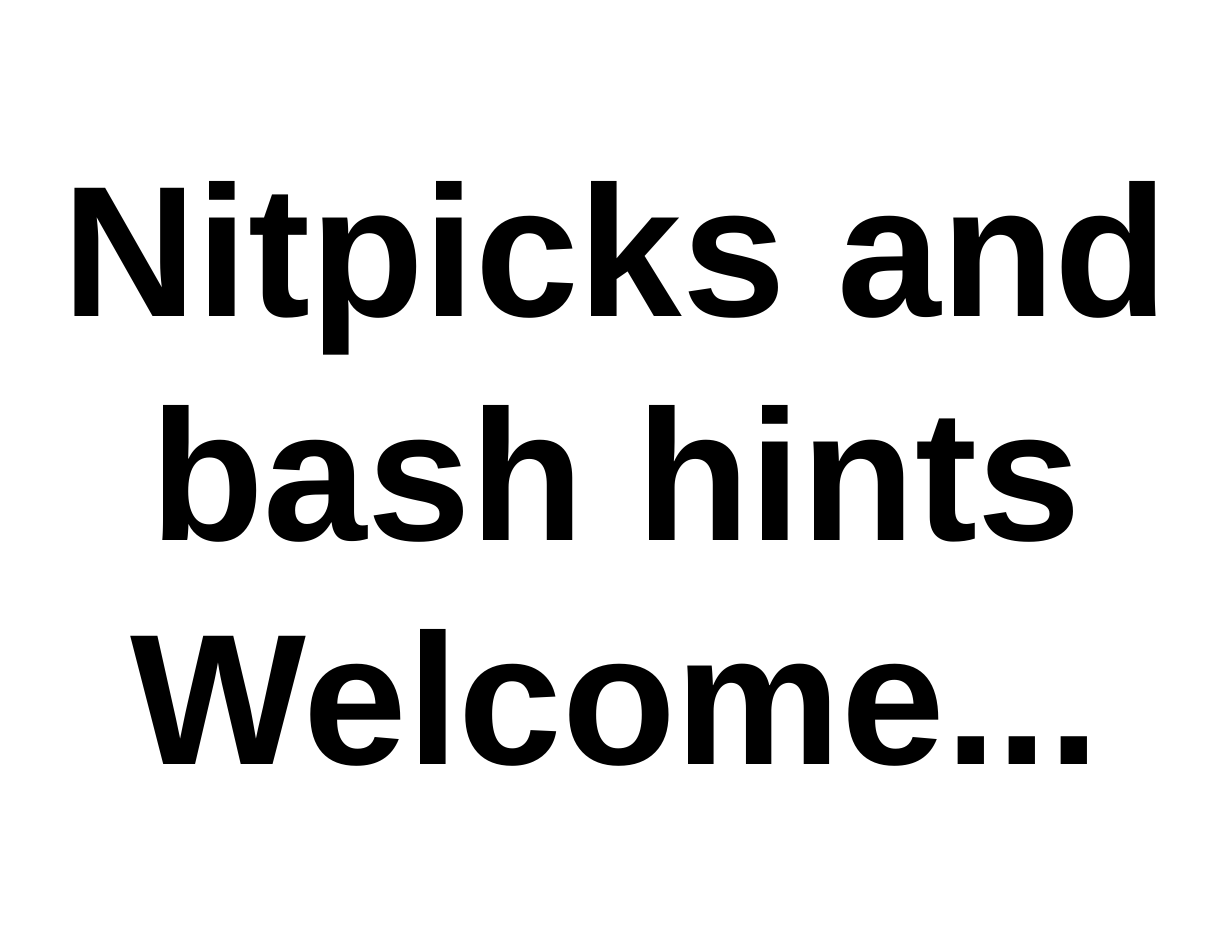
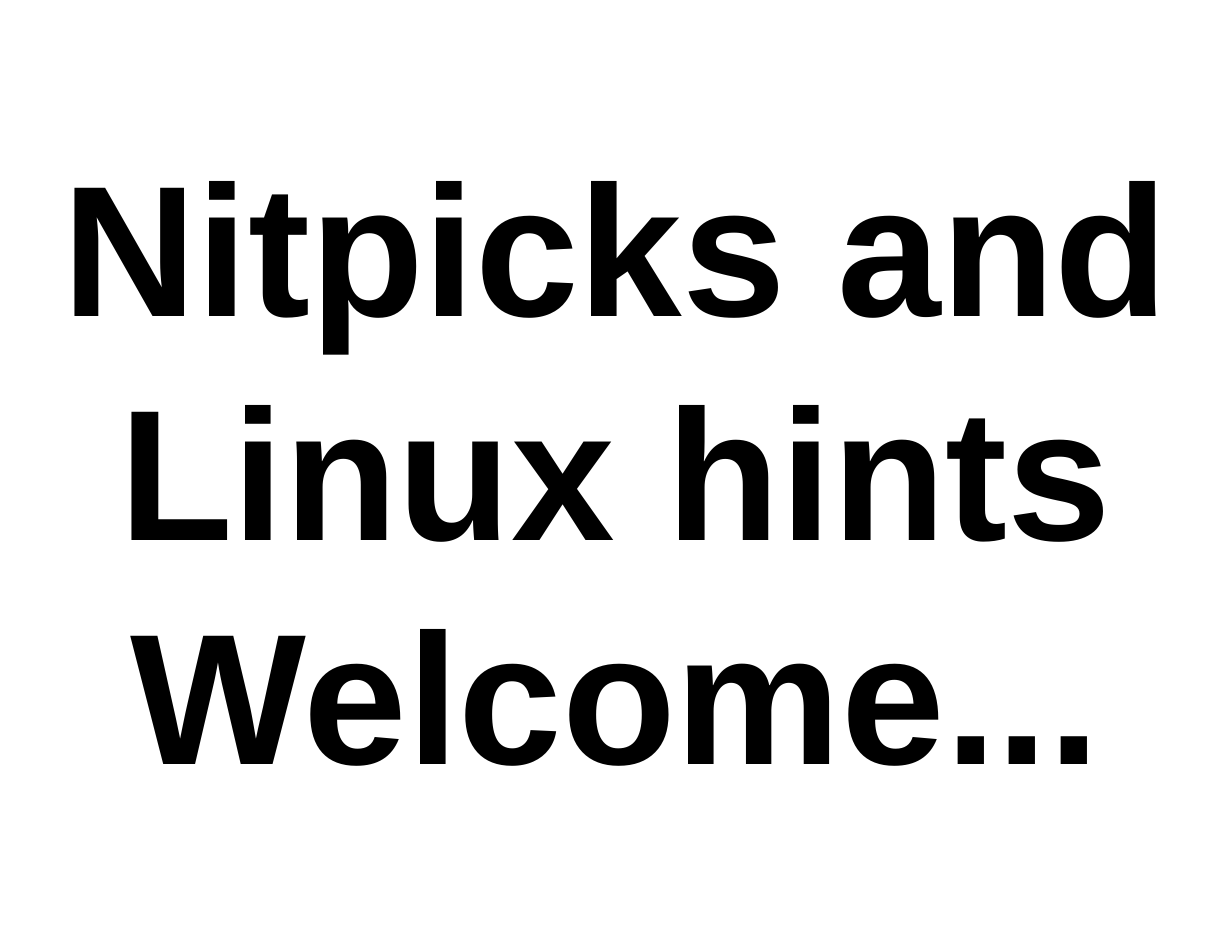
Before and after one commit to thewoolleyman/ci_for_the_rails_guy_or_gal, a slide deck: slide 37 of presentation/ci_for_the_web_2.0_guy_or_gal.odp (slide 28 before the commit). Drawn at 1232x925 pixels with LibreOffice and Linux fonts; fonts in the diff are those of the drawing. Boxes give left, top, right and bottom in pixels: in the first picture for what was removed or moved away, otherwise in the second. Text is boxed around its words. In the diff, an @@ line names an element or a change of style, - is before the commit and + after.

```diff
--- a/presentation/ci_for_the_web_2.0_guy_or_gal.odp
+++ b/presentation/ci_for_the_web_2.0_guy_or_gal.odp
@@ title at (62, 181, 1169, 766): text changed @@
-Nitpicks and bash hints Welcome...
+Nitpicks and Linux hints Welcome...
```
Also in this commit, not shown: 4 other slides changed, 7 slides added, 1 slide removed, 1 other file.
